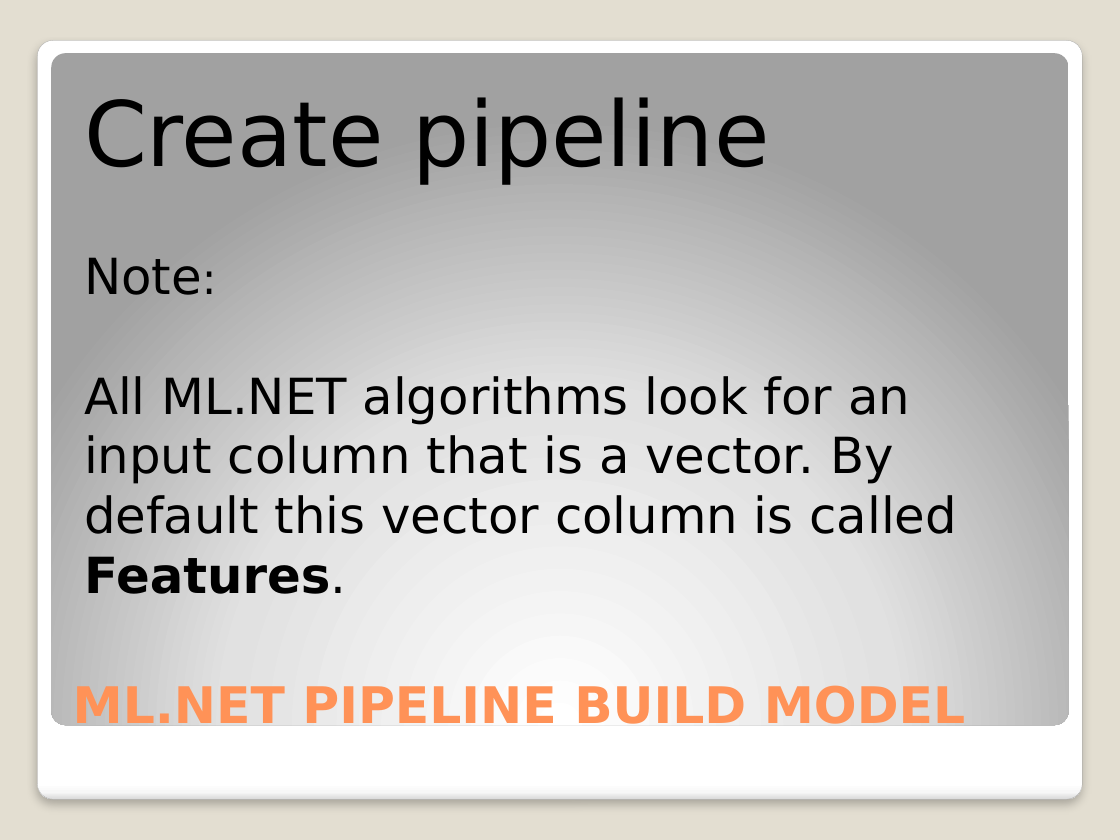
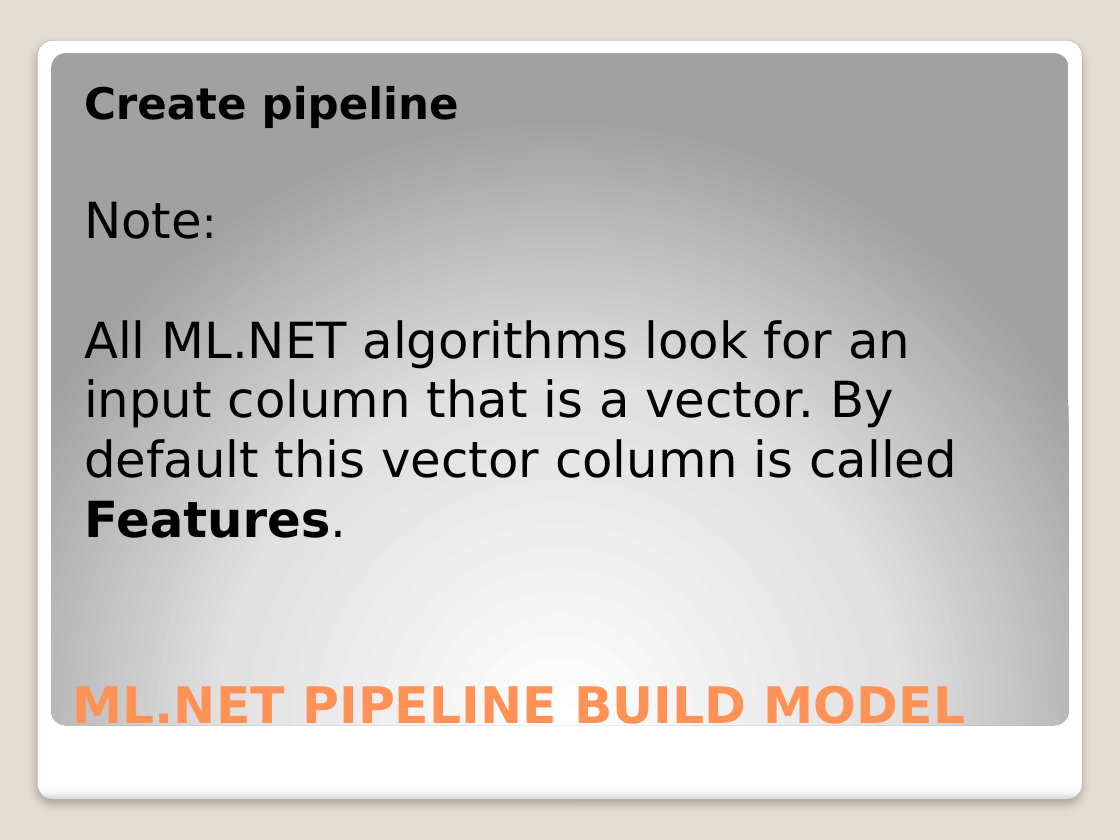
Before and after one commit to djkormo/mlnet-cli, a slide deck: slide 15 of presentation/Machine learning in Azure without Python.pptx. Drawn at 1120x840 pixels with LibreOffice and Linux fonts; fonts in the diff are those of the drawing. Boxes give left, top, right and bottom in pixels: in the first picture for what was removed or moved away, otherwise in the second. Text is boxed around its words. In the diff, an @@ line names an element or a change of style, - is before the commit and + after.

```diff
--- a/presentation/Machine learning in Azure without Python.pptx
+++ b/presentation/Machine learning in Azure without Python.pptx
@@ text at bbox=[84, 86, 459, 128]: size 58 to 28 pt, bold on in "Create pipeline" @@
```
Also in this commit, not shown: 10 other slides changed.
